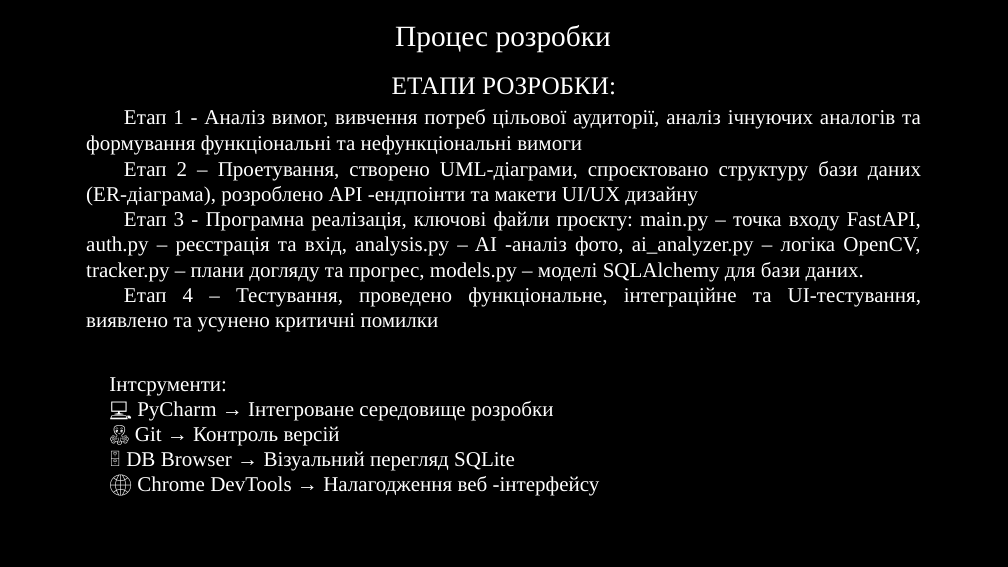
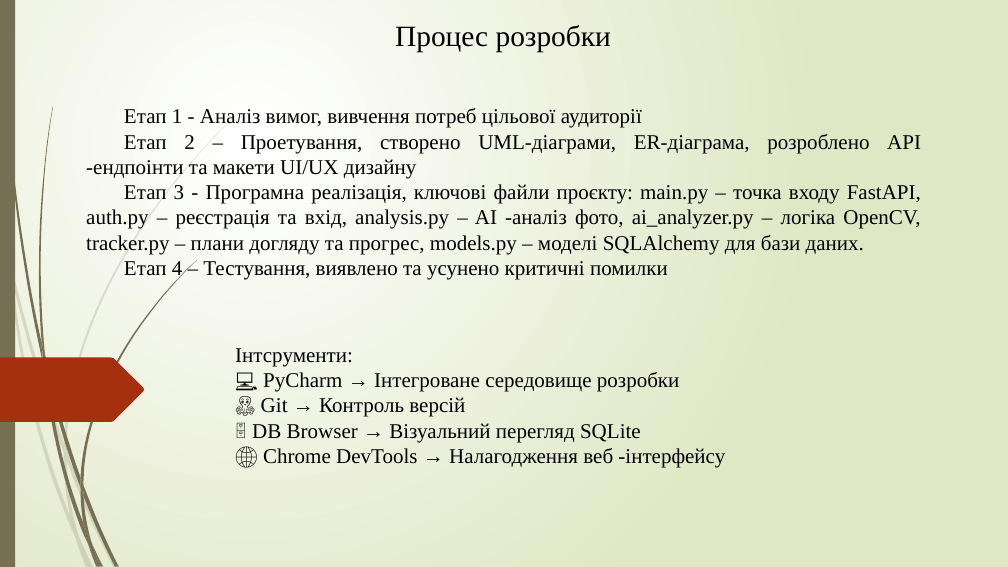
Before and after one commit to NureSheikoAndrii/2026_kkp-project, a slide deck: slide 12 of 2026_Б_ПІ_ПЗПІ-23-7_Шейко_А_О.pptx (slide 10 before the commit). Drawn at 1008x567 pixels with LibreOffice and Linux fonts; fonts in the diff are those of the drawing; background and template pictures are left out. Boxes give left, top, right and bottom in pixels: in the first picture for what was removed or moved away, otherwise in the second. Text is boxed around its words. In the diff, an @@ line names an element or a change of style, - is before the commit and + after.

```diff
--- a/2026_Б_ПІ_ПЗПІ-23-7_Шейко_А_О.pptx
+++ b/2026_Б_ПІ_ПЗПІ-23-7_Шейко_А_О.pptx
@@ background #000000 to gradient #FFFFFF to #DFE8C4 @@
@@ rectangle added at (0, 0, 15, 567), fill #766F54 @@
@@ text "Процес розробки" at (395, 25, 611, 52): text colour #FFFFFF to #000000 @@
@@ text "Етап 1 - Аналіз вимог, ...": place and size @@
-text "Етап 1 - Аналіз вимог, ..." at (86, 77, 921, 332)
+text "Етап 1 - Аналіз вимог, ..." at (86, 108, 921, 280)
@@ text at (86, 108, 921, 179): text changed; text colour #FFFFFF to #000000 @@
-ЕТАПИ РОЗРОБКИ:
-Етап 1 - Аналіз вимог, вивчення потреб цільової аудиторії, аналіз ічнуючих аналогів та формування функціональні та нефункціональні вимоги
-Етап 2 – Проетування, створено UML-діаграми, спроєктовано структуру бази даних (ER-діаграма), розроблено API -ендпоінти та макети UI/UX дизайну
+Етап 1 - Аналіз вимог, вивчення потреб цільової аудиторії
+Етап 2 – Проетування, створено UML-діаграми, ER-діаграма, розроблено API -ендпоінти та макети UI/UX дизайну
@@ text at (86, 184, 921, 254): text colour #FFFFFF to #000000 in "Етап 3 - Програмна реалізація, ключові файли ..." @@
@@ text at (124, 261, 668, 280): text changed; text colour #FFFFFF to #000000 @@
-Етап 4 – Тестування, проведено функціональне, інтеграційне та UI-тестування, виявлено та усунено критичні помилки
+Етап 4 – Тестування, виявлено та усунено критичні помилки
@@ freeform shape added at (0, 358, 144, 422), fill #A53010 @@
@@ text "Інтсрументи:" at (235, 348, 725, 468): text colour #FFFFFF to #000000 @@
@@ text "Інтсрументи:": place and size @@
-text "Інтсрументи:" at (109, 377, 600, 496)
+text "Інтсрументи:" at (235, 348, 725, 468)
@@ group added at (0, 116, 236, 567): 10 freeform shapes @@
@@ group added at (2, 0, 197, 567): 12 freeform shapes @@
```
Also in this commit, not shown: 12 other slides changed, 4 slides added, 2 slides removed.
